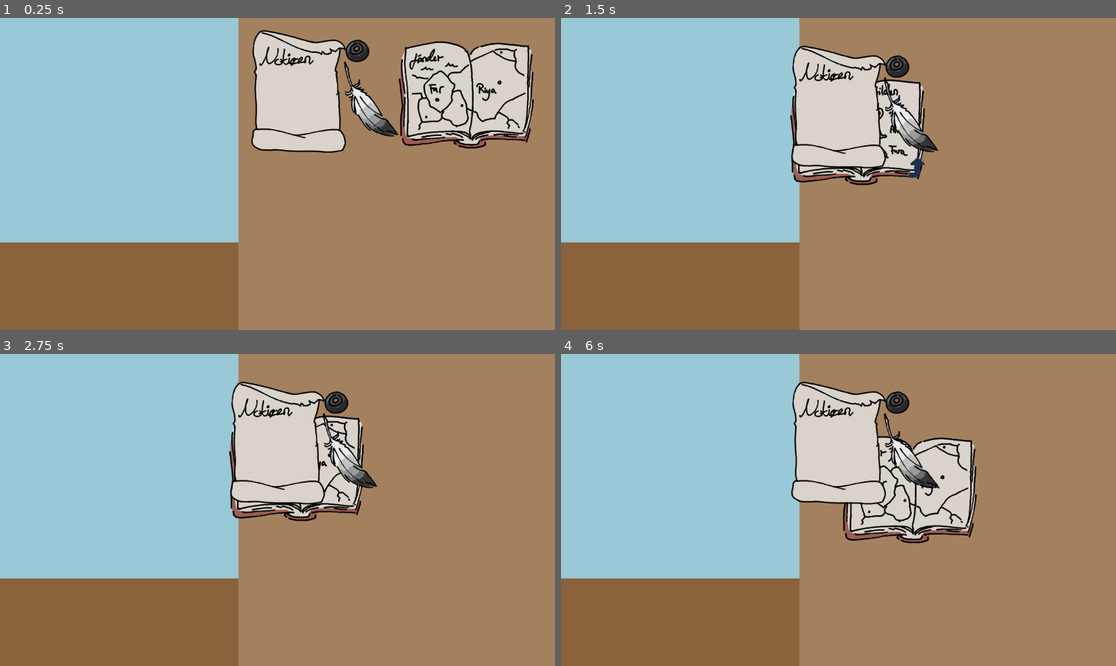
Above: before the commit, frames 1-4 (two rows, left to right).
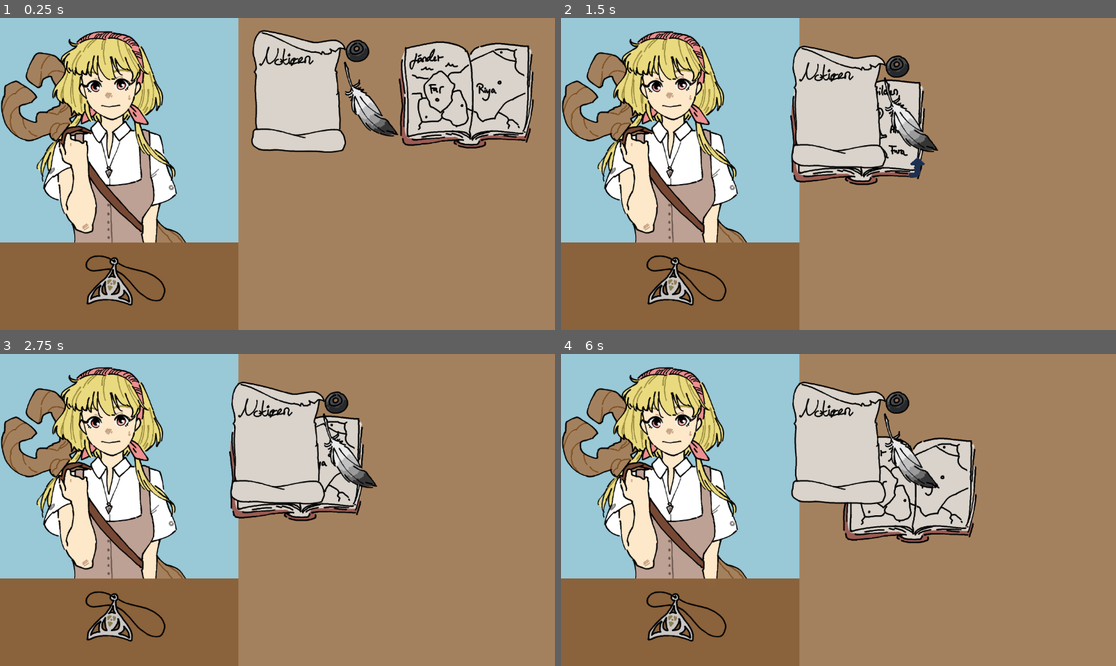
Above: after the commit, the same moments.

Repository: jillthebean/august-jam-clerk-with-no-power
Game: Godot game, scene res://main.tscn
Two runs of this game, one before a commit and one after it. Both use one fixed random seed, a clock stepped at 60 frames per second and the inputs below.
Inputs (mouse positions are in pixels of both pictures, inside the frame that each line leads up to):
- Up to frame 1 (0.25 s): no input
- Up to frame 2 (1.5 s): tap Enter at 0.5 s; drag from (1027, 96) to (894, 105) at 0.52 s; tap Space at 1.25 s; drag from (943, 136) to (810, 236) at 1.27 s
- Up to frame 3 (2.75 s): tap Enter at 2 s; move the mouse to (244, 500) at 2.02 s; click (244, 500) at 2.17 s
- Up to frame 4 (6 s): tap Space at 2.75, 4.25 s; drag from (849, 444) to (805, 500) at 2.77 s; tap Enter at 3.5 s; move the mouse to (1005, 556) at 3.52 s; click (1005, 556) at 3.67 s; drag from (672, 463) to (755, 432) at 4.27 s; move the mouse to (866, 510) at 5.02 s; click (866, 510) at 5.17 s; drag from (755, 432) to (910, 497) at 5.77 s

The runs differ from the first frame. In frame 1, 15% of the frame differs, in the area x 0-34%, y 4-93%; in frame 2, 15%; in frame 3, 15%; in frame 4, 15%.

Commit message:
feat: add character and amulet props

Diff:
--- a/World.tscn
+++ b/World.tscn
@@ -1,9 +1,11 @@
-[gd_scene load_steps=6 format=3 uid="uid://d32innfa8g6yj"]
+[gd_scene load_steps=8 format=3 uid="uid://d32innfa8g6yj"]
 
 [ext_resource type="Script" uid="uid://di3ac6rkmm77w" path="res://world.gd" id="1_2dftf"]
 [ext_resource type="PackedScene" uid="uid://bloxxvixygicq" path="res://scenes/book/book.tscn" id="1_c6gwx"]
 [ext_resource type="PackedScene" uid="uid://c5mfss0xtdxac" path="res://scenes/draggable/draggable.tscn" id="3_bcbcq"]
 [ext_resource type="Texture2D" uid="uid://bmd2ywpqwpcrf" path="res://assets/Protoype_background.png" id="3_js7pq"]
+[ext_resource type="Texture2D" uid="uid://ckfoxgm168hon" path="res://assets/Protoype_character.png" id="5_p1v5b"]
+[ext_resource type="Texture2D" uid="uid://dvj1dkrxn002s" path="res://assets/Protoype_amulet.png" id="6_wygdx"]
 
 [sub_resource type="WorldBoundaryShape2D" id="WorldBoundaryShape2D_c6gwx"]
 
@@ -59,3 +61,13 @@
 [node name="CollisionShape2D" type="CollisionShape2D" parent="ResearchTable/Top"]
 position = Vector2(18.3115, 42.3076)
 shape = SubResource("WorldBoundaryShape2D_c6gwx")
+
+[node name="ProtoypeCharacter" type="Sprite2D" parent="ResearchTable"]
+position = Vector2(540, 315)
+scale = Vector2(0.641358, 0.641358)
+texture = ExtResource("5_p1v5b")
+
+[node name="ProtoypeAmulet" type="Sprite2D" parent="ResearchTable"]
+position = Vector2(260, 546)
+scale = Vector2(0.639696, 0.639696)
+texture = ExtResource("6_wygdx")
